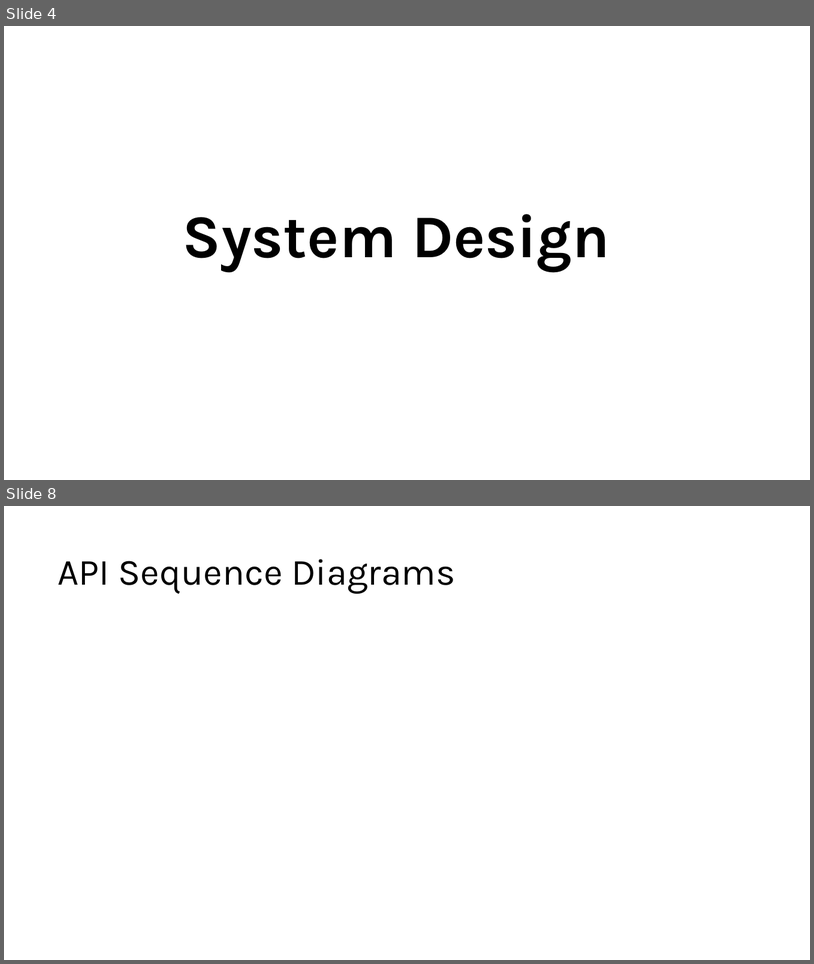
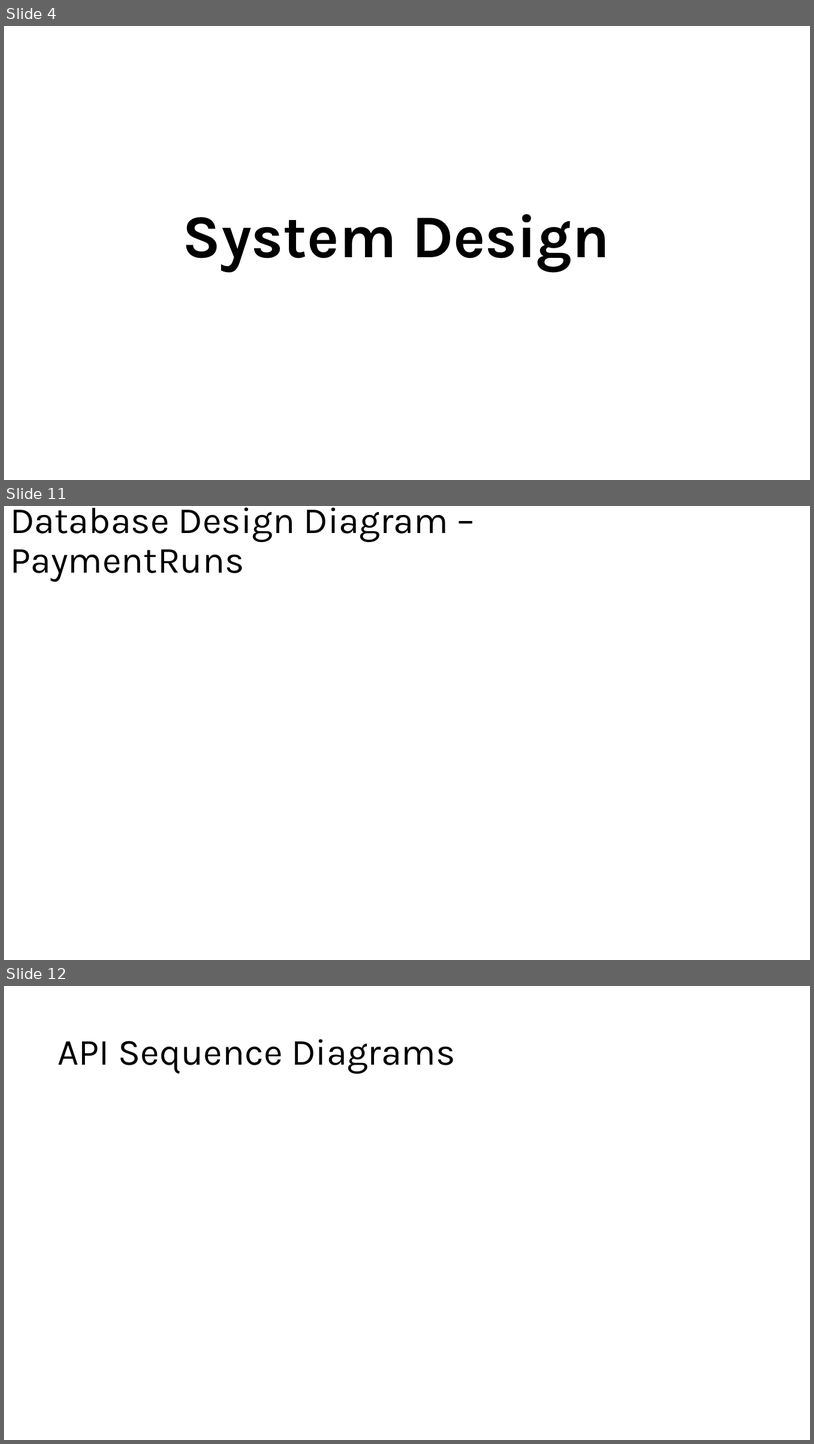
Before and after one commit to LouiGee/finalProjectBackEnd, a slide deck: Architecture Documents.pptx. Shown one above the other, each under a label of ours: slides 4 and 8 before the commit, slides 4, 11 and 12 after it; the slides between them are not shown. The pictures are 814x964 and 814x1444 pixels, drawn with LibreOffice and Linux fonts; fonts in the diff are those of the drawing. Boxes give left, top, right and bottom in pixels: in the first picture for what was removed or moved away, otherwise in the second. Text is boxed around its words. In the diff, an @@ line names an element or a change of style, - is before the commit and + after.

Commit message:
changes to architecture diagram

```diff
--- a/Architecture Documents.pptx
+++ b/Architecture Documents.pptx
@@ slide 11 added at bbox=[4, 506, 810, 960], background #FFFFFF @@
@@ title added at bbox=[10, 507, 449, 582], 44 pt, text #000000 @@
+Database Design Diagram – PaymentRuns
@@ what was slide 8 is now slide 12 @@
```
Also in this commit, not shown: 5 slides changed, 3 other slides added, 1 other file.
